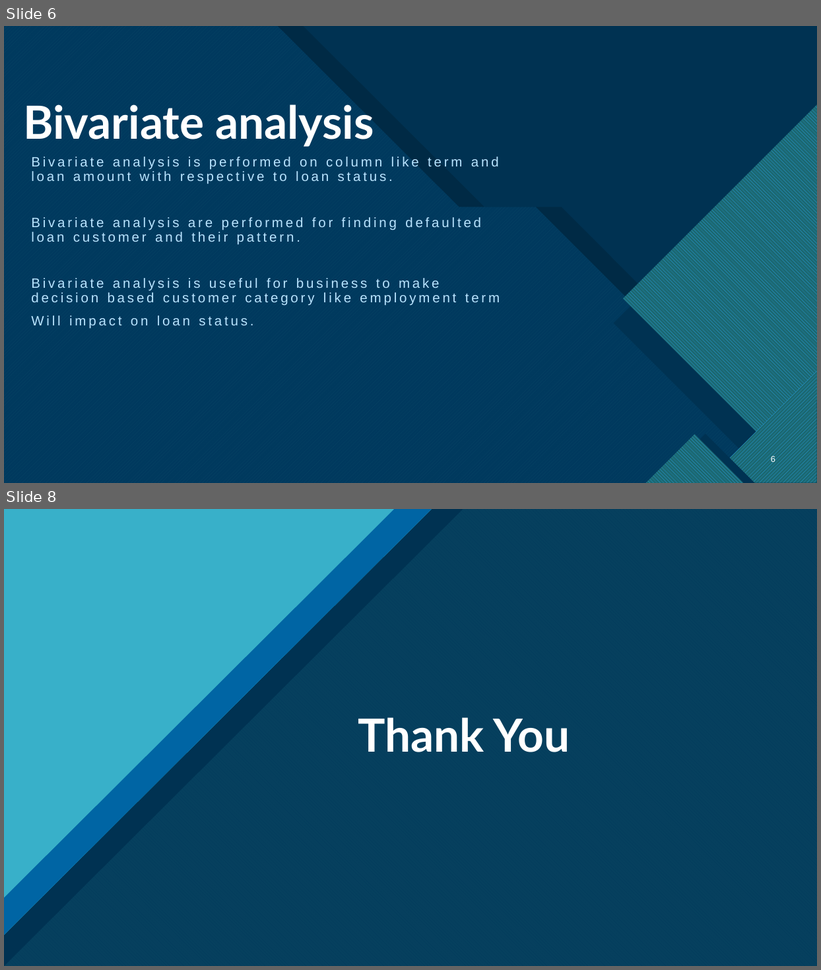
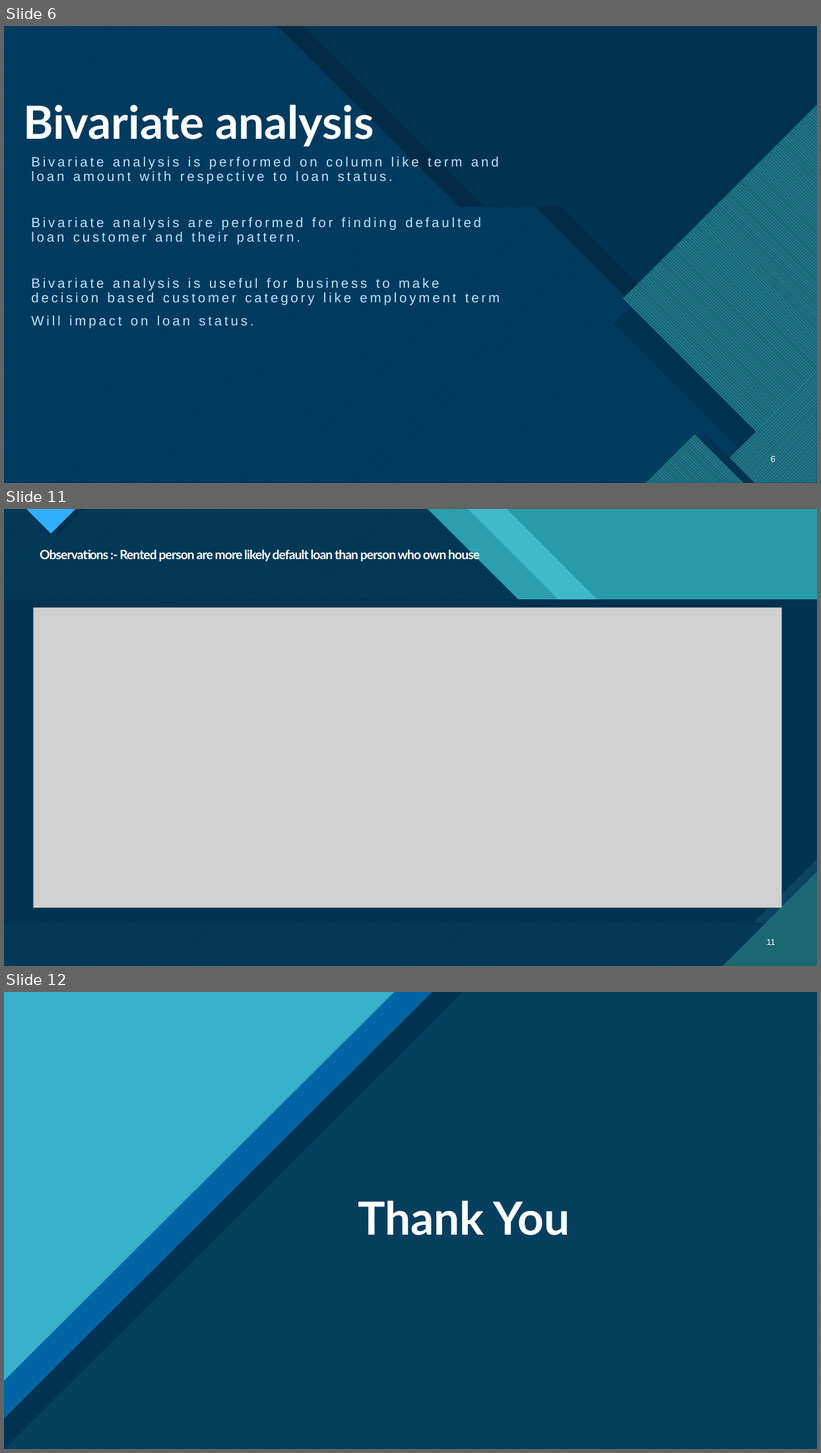
Before and after one commit to AkshayPeddarajula/lending_club, a slide deck: Lender club case study.pptx. Shown one above the other, each under a label of ours: slides 6 and 8 before the commit, slides 6, 11 and 12 after it; the slides between them are not shown. The pictures are 821x970 and 821x1453 pixels, drawn with LibreOffice and Linux fonts; fonts in the diff are those of the drawing; grey boxes stand for pictures. Boxes give left, top, right and bottom in pixels: in the first picture for what was removed or moved away, otherwise in the second. Text is boxed around its words. In the diff, an @@ line names an element or a change of style, - is before the commit and + after.

```diff
--- a/Lender club case study.pptx
+++ b/Lender club case study.pptx
@@ slide 11 added at <box>4,509,817,966</box>, background #47C3D3; not listed: 13 template elements that a slide beside it also shows @@
@@ rectangle added at <box>4,509,817,966</box>, fill #299CAB @@
@@ rectangle added at <box>4,509,817,966</box>, fill #299CAB @@
@@ freeform shape added at <box>4,509,817,966</box>, fill #47C3D3 at 74% opacity @@
@@ freeform shape added at <box>4,509,817,966</box>, fill pattern #47C3D3 on #1B6872 @@
@@ freeform shape added at <box>4,509,817,966</box>, fill #003352 at 90% opacity @@
@@ title added at <box>40,548,480,562</box>, 15 pt, text #FFFFFF, bold @@
+Observations :- Rented person are more likely default loan than person who own house
@@ picture added at <box>34,608,781,908</box> @@
@@ page number added at <box>767,939,776,945</box>, 10 pt, text #FFFFFF @@
+11
@@ what was slide 8 is now slide 12 @@
```
Also in this commit, not shown: 4 other slides added, 1 slide removed.
